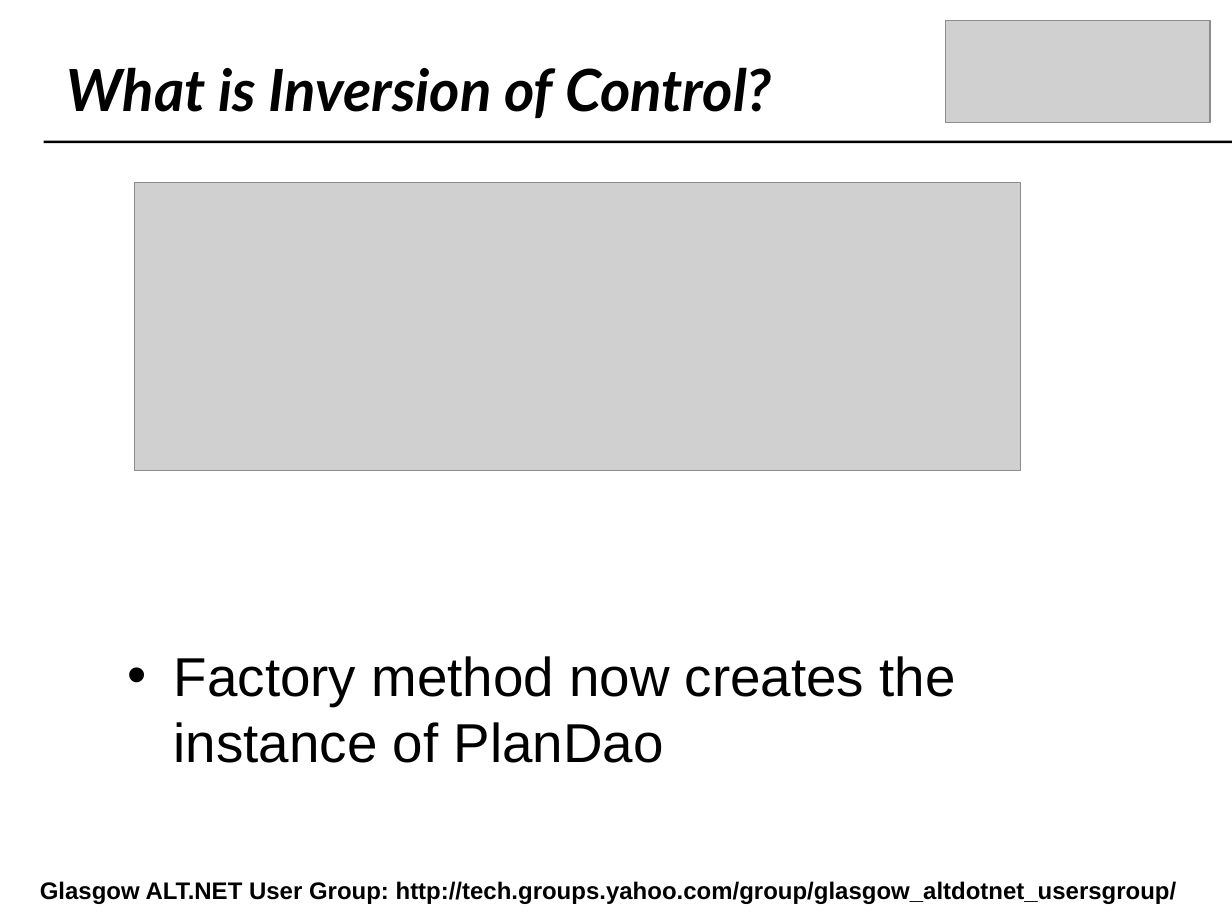
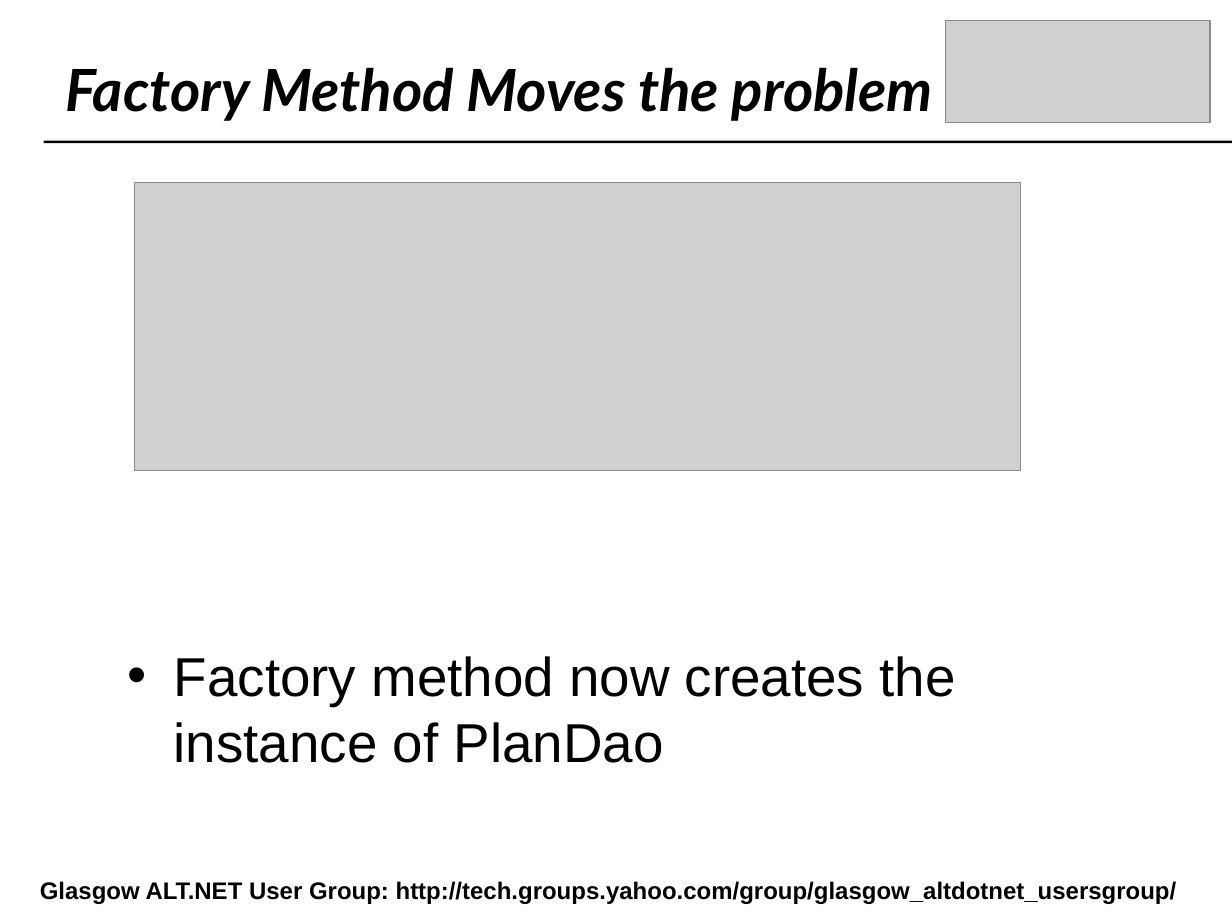
Before and after one commit to craignicol/scotaltdotnet, a slide deck: slide 15 of belfast/IOC-TDD-And Testability.ppt. Drawn at 1232x924 pixels with LibreOffice and Linux fonts; fonts in the diff are those of the drawing; grey boxes stand for pictures; background and template pictures are left out. Boxes give left, top, right and bottom in pixels: in the first picture for what was removed or moved away, otherwise in the second. Text is boxed around its words. In the diff, an @@ line names an element or a change of style, - is before the commit and + after.

```diff
--- a/belfast/IOC-TDD-And Testability.ppt
+++ b/belfast/IOC-TDD-And Testability.ppt
@@ text at <box>65,67,933,121</box>: text changed @@
-What is Inversion of Control?
+Factory Method Moves the problem
```
Also in this commit, not shown: 2 other slides changed, 2 slides removed, 9 other files.
